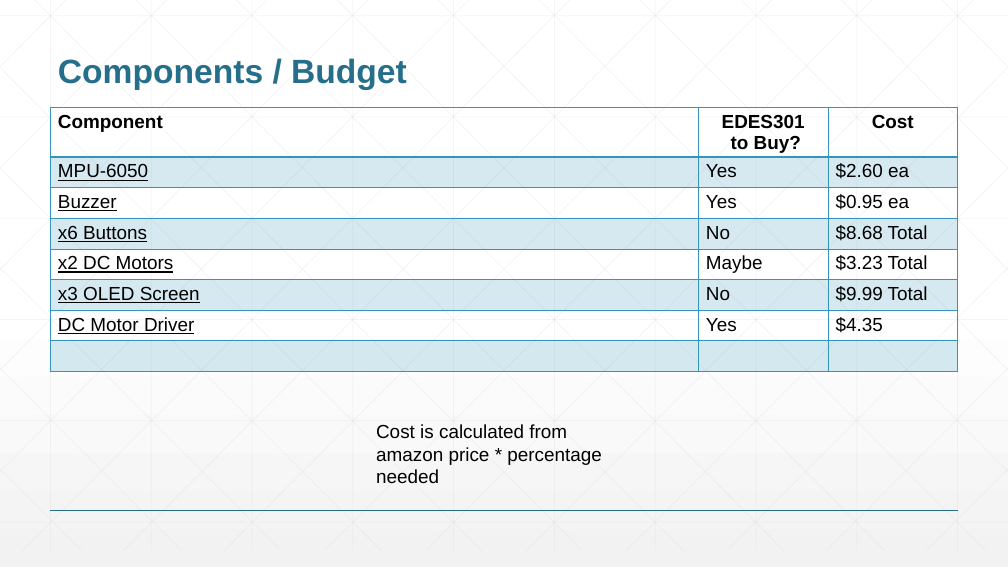
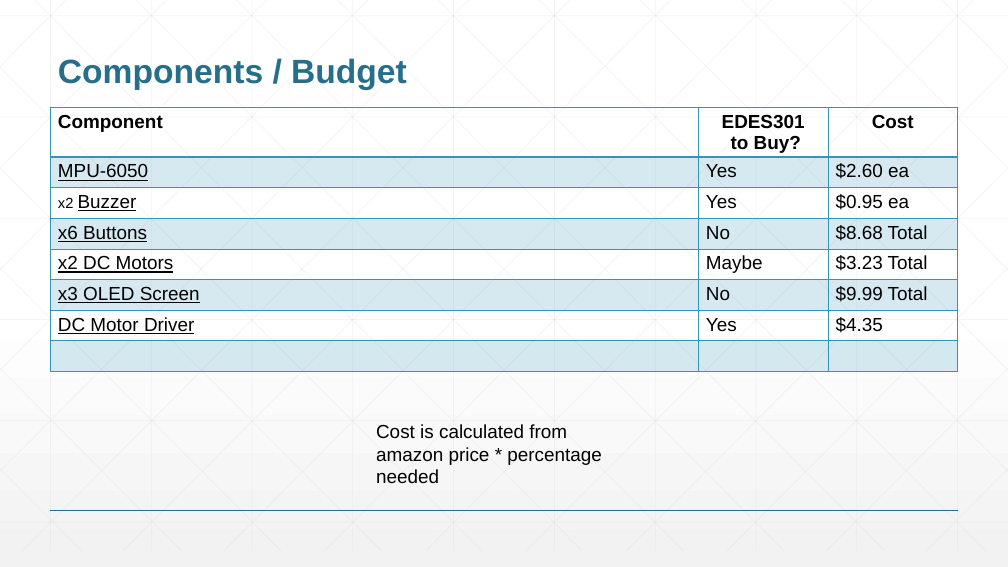
Before and after one commit to Allen-Mikhailov/EDES301, a slide deck: slide 5 of project_01/docs/mikhailov_EDES301_project_01_proposal.pptx. Drawn at 1008x567 pixels with LibreOffice and Linux fonts; fonts in the diff are those of the drawing. Boxes give left, top, right and bottom in pixels: in the first picture for what was removed or moved away, otherwise in the second. Text is boxed around its words. In the diff, an @@ line names an element or a change of style, - is before the commit and + after.

```diff
--- a/project_01/docs/mikhailov_EDES301_project_01_proposal.pptx
+++ b/project_01/docs/mikhailov_EDES301_project_01_proposal.pptx
@@ table at [51,107,957,355] @@
-row 3, column 1: Buzzer
+row 3, column 1: x2 Buzzer
```
Also in this commit, not shown: 2 other slides changed, 9 other files.
